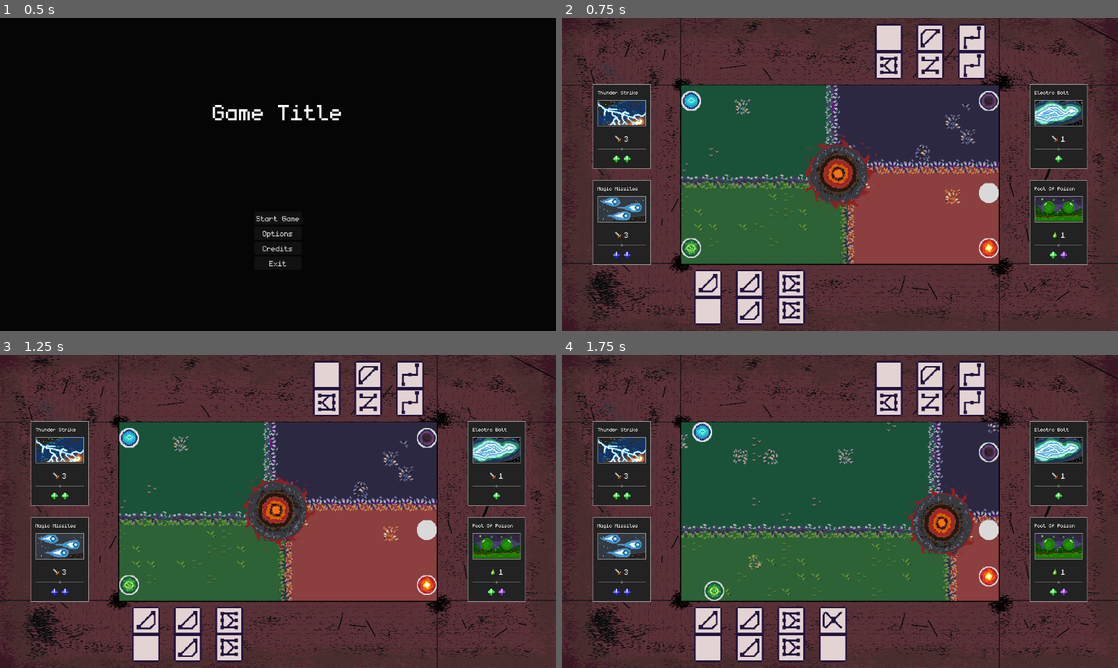
Above: before the commit, frames 1-4 (two rows, left to right).
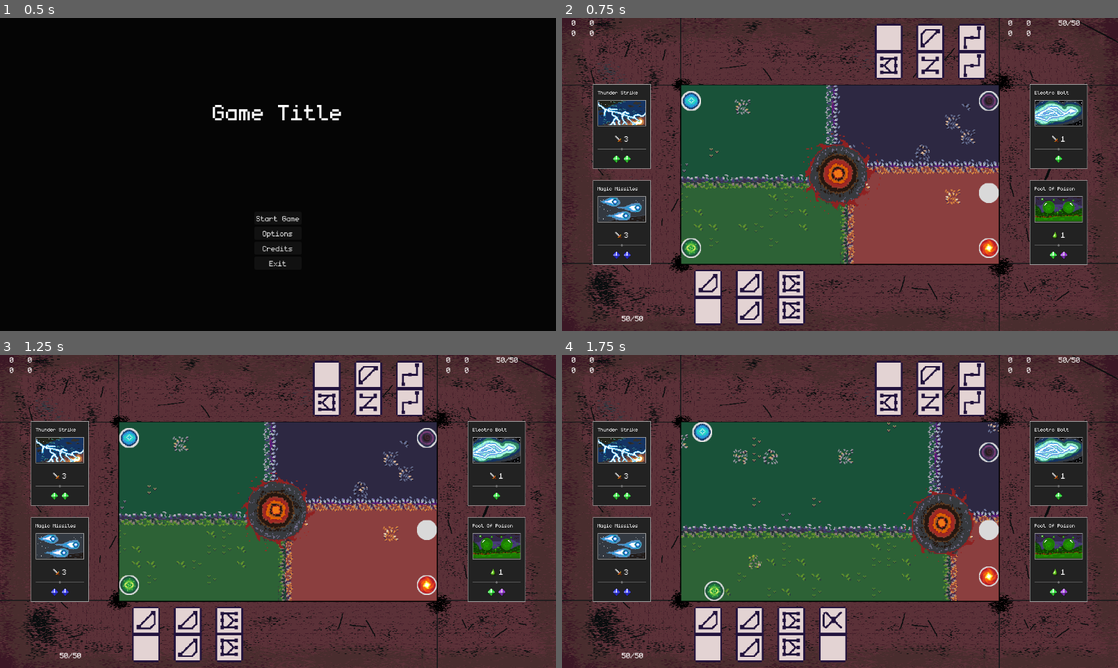
Above: after the commit, the same moments.

Repository: Juanxpeke/GD-BR2024
Game: Godot game, scene res://Core/GUI/MainMenu/main_menu.tscn
The game is run twice, just before and just after one commit, with the same random seed, the same clock (stepped at 60 frames per second) and the same inputs. The engine's default icon, where the game draws it, is replaced by a stand-in: a white triangle on a blue panel in a dark square.
Inputs (mouse positions are in pixels of both pictures, inside the frame that each line leads up to):
- Up to frame 1 (0.5 s): no input
- Up to frame 2 (0.75 s): click "Start Game" at 0.5 s
- Up to frame 3 (1.25 s): no input
- Up to frame 4 (1.75 s): drag from (840, 511) to (990, 530) at 1.27 s

Frame 1 is identical in both runs. In frame 2, 0.3% of the frame differs, in the area x 1-94%, y 0-97%; in frame 3, 0.3%; in frame 4, 0.3%.

Commit message:
Added basic entity interface
ALERT: This commit comes with a jittering bug

Diff:
--- a/Core/Domino/domino.tscn
+++ b/Core/Domino/domino.tscn
@@ -15,7 +15,6 @@
 
 [node name="Sprite" type="Sprite2D" parent="."]
 unique_name_in_owner = true
-texture_filter = 1
 rotation = -1.5708
 texture = SubResource("AtlasTexture_tqsw4")
 
--- /dev/null
+++ b/Core/GUI/HUD/HealthContainer/health_container.gd
@@ -0,0 +1,25 @@
+class_name HealthContainer
+extends Control
+
+var entity : Entity
+
+@onready var health_amount := %HealthAmount
+
+# Private
+
+# Called when the node enters the scene tree for the first time
+func _ready() -> void:
+	pass # Replace with function body
+
+# Updates this health container layout
+func _update_layout() -> void:
+	health_amount.text = str(entity.current_health) + "/" + str(entity.health)
+
+
+# Public
+
+# Sets this health container entity
+func set_entity(entity : Entity) -> void:
+	self.entity = entity
+	entity.health_changed.connect(_update_layout)
+	_update_layout()
--- /dev/null
+++ b/Core/GUI/HUD/HealthContainer/health_container.tscn
@@ -0,0 +1,14 @@
+[gd_scene load_steps=2 format=3 uid="uid://cxuaqhfgjlku8"]
+
+[ext_resource type="Script" path="res://Core/GUI/HUD/HealthContainer/health_container.gd" id="1_lnwry"]
+
+[node name="HealthContainer" type="Control"]
+layout_mode = 3
+anchors_preset = 0
+script = ExtResource("1_lnwry")
+
+[node name="HealthAmount" type="Label" parent="."]
+unique_name_in_owner = true
+layout_mode = 0
+offset_right = 40.0
+offset_bottom = 19.0
--- /dev/null
+++ b/Core/GUI/HUD/ManasContainer/mana_information.gd
@@ -0,0 +1,14 @@
+class_name ManaInformation
+extends Control
+
+@onready var mana_icon := %ManaIcon
+@onready var mana_amount := %ManaAmount
+
+# Private
+
+# Called when the node enters the scene tree for the first time
+func _ready() -> void:
+	pass # Replace with function body
+
+
+# Public
--- /dev/null
+++ b/Core/GUI/HUD/ManasContainer/mana_information.tscn
@@ -0,0 +1,18 @@
+[gd_scene load_steps=2 format=3 uid="uid://pkpsvreensab"]
+
+[ext_resource type="Script" path="res://Core/GUI/HUD/ManasContainer/mana_information.gd" id="1_mdcvh"]
+
+[node name="ManaInformation" type="HBoxContainer"]
+offset_right = 21.0
+offset_bottom = 19.0
+script = ExtResource("1_mdcvh")
+
+[node name="ManaIcon" type="TextureRect" parent="."]
+unique_name_in_owner = true
+custom_minimum_size = Vector2(16, 16)
+layout_mode = 2
+
+[node name="ManaAmount" type="Label" parent="."]
+unique_name_in_owner = true
+custom_minimum_size = Vector2(16, 17)
+layout_mode = 2
--- /dev/null
+++ b/Core/GUI/HUD/ManasContainer/manas_container.gd
@@ -0,0 +1,24 @@
+class_name ManasContainer
+extends Control
+
+var entity : Entity
+
+# Private
+
+# Called when the node enters the scene tree for the first time
+func _ready() -> void:
+	pass # Replace with function body
+
+# Updates this manas container layout
+func _update_layout(mana_type : GameManager.ManaType) -> void:
+	get_child(mana_type).mana_amount.text = str(entity.current_manas[mana_type])
+
+
+# Public
+
+# Sets this health container entity
+func set_entity(entity : Entity) -> void:
+	self.entity = entity
+	entity.mana_changed.connect(_update_layout)
+	for mana_type in range(GameManager.ManaType.size()):
+		_update_layout(mana_type)
--- /dev/null
+++ b/Core/GUI/HUD/ManasContainer/manas_container.tscn
@@ -0,0 +1,24 @@
+[gd_scene load_steps=3 format=3 uid="uid://d3uccs432dhjc"]
+
+[ext_resource type="Script" path="res://Core/GUI/HUD/ManasContainer/manas_container.gd" id="1_fg380"]
+[ext_resource type="PackedScene" uid="uid://pkpsvreensab" path="res://Core/GUI/HUD/ManasContainer/mana_information.tscn" id="2_npgfx"]
+
+[node name="ManasContainer" type="HFlowContainer"]
+custom_minimum_size = Vector2(80, 40)
+offset_right = 80.0
+offset_bottom = 40.0
+theme_override_constants/h_separation = 2
+theme_override_constants/v_separation = 2
+script = ExtResource("1_fg380")
+
+[node name="ArcaneManaInformation" parent="." instance=ExtResource("2_npgfx")]
+layout_mode = 2
+
+[node name="NatureManaInformation" parent="." instance=ExtResource("2_npgfx")]
+layout_mode = 2
+
+[node name="DarkManaInformation" parent="." instance=ExtResource("2_npgfx")]
+layout_mode = 2
+
+[node name="InfernoManaInformation" parent="." instance=ExtResource("2_npgfx")]
+layout_mode = 2
--- a/Core/GUI/HUD/SkillCard/skills_container.tscn
+++ /dev/null
@@ -1,9 +0,0 @@
-[gd_scene load_steps=3 format=3 uid="uid://b7i2ovwmia6ng"]
-
-[ext_resource type="Script" path="res://Core/GUI/HUD/SkillCard/skills_container.gd" id="1_k6efj"]
-[ext_resource type="PackedScene" uid="uid://dj013gmicpep1" path="res://Core/GUI/HUD/SkillCard/skill_card_mini.tscn" id="2_cyhg2"]
-
-[node name="SkillsContainer" type="VBoxContainer"]
-theme_override_constants/separation = 24
-script = ExtResource("1_k6efj")
-skill_card_mini_scene = ExtResource("2_cyhg2")
--- a/Core/GUI/HUD/SkillCard/skill_card_mini.tscn
+++ b/Core/GUI/HUD/SkillsContainer/skill_card_mini.tscn
@@ -1,15 +1,15 @@
 [gd_scene load_steps=13 format=3 uid="uid://dj013gmicpep1"]
 
-[ext_resource type="Script" path="res://Core/GUI/HUD/SkillCard/skill_card_mini.gd" id="1_q0p3j"]
+[ext_resource type="Script" path="res://Core/GUI/HUD/SkillsContainer/skill_card_mini.gd" id="1_q0p3j"]
 [ext_resource type="Texture2D" uid="uid://jlryjbt7mgau" path="res://icon.svg" id="2_27xj0"]
-[ext_resource type="PackedScene" uid="uid://crbi86vm6gtgj" path="res://Core/GUI/HUD/SkillCard/skill_manas_container.tscn" id="3_5mcqm"]
-[ext_resource type="PackedScene" uid="uid://0obyr33apul1" path="res://Core/GUI/HUD/SkillCard/skill_effects_container.tscn" id="3_hctq1"]
-[ext_resource type="PackedScene" uid="uid://2s25gm30b2bh" path="res://Core/GUI/HUD/SkillCard/skill_mana_icon.tscn" id="4_e82dp"]
-[ext_resource type="Texture2D" uid="uid://75d0pmc8ao50" path="res://Core/GUI/HUD/SkillCard/separator_texture.png" id="4_m7wxq"]
-[ext_resource type="Texture2D" uid="uid://sfvu44a2mvcy" path="res://Core/GUI/HUD/SkillCard/ManaSprites/arcane_mana_gem_mini.png" id="5_okfsc"]
-[ext_resource type="Texture2D" uid="uid://c60yeykxpogiq" path="res://Core/GUI/HUD/SkillCard/ManaSprites/dark_mana_gem_mini.png" id="6_hp1ks"]
-[ext_resource type="Texture2D" uid="uid://dedaudi2mejdw" path="res://Core/GUI/HUD/SkillCard/ManaSprites/inferno_mana_gem_mini.png" id="7_2bq70"]
-[ext_resource type="Texture2D" uid="uid://s44vcqkqyv1y" path="res://Core/GUI/HUD/SkillCard/ManaSprites/nature_mana_gem_mini.png" id="8_ts2ab"]
+[ext_resource type="PackedScene" uid="uid://crbi86vm6gtgj" path="res://Core/GUI/HUD/SkillsContainer/skill_manas_container.tscn" id="3_5mcqm"]
+[ext_resource type="PackedScene" uid="uid://0obyr33apul1" path="res://Core/GUI/HUD/SkillsContainer/skill_effects_container.tscn" id="3_hctq1"]
+[ext_resource type="PackedScene" uid="uid://2s25gm30b2bh" path="res://Core/GUI/HUD/SkillsContainer/skill_mana_icon.tscn" id="4_e82dp"]
+[ext_resource type="Texture2D" uid="uid://75d0pmc8ao50" path="res://Core/GUI/HUD/SkillsContainer/separator_texture.png" id="4_m7wxq"]
+[ext_resource type="Texture2D" uid="uid://sfvu44a2mvcy" path="res://Core/GUI/HUD/SkillsContainer/ManaSprites/arcane_mana_gem_mini.png" id="5_okfsc"]
+[ext_resource type="Texture2D" uid="uid://c60yeykxpogiq" path="res://Core/GUI/HUD/SkillsContainer/ManaSprites/dark_mana_gem_mini.png" id="6_hp1ks"]
+[ext_resource type="Texture2D" uid="uid://dedaudi2mejdw" path="res://Core/GUI/HUD/SkillsContainer/ManaSprites/inferno_mana_gem_mini.png" id="7_2bq70"]
+[ext_resource type="Texture2D" uid="uid://s44vcqkqyv1y" path="res://Core/GUI/HUD/SkillsContainer/ManaSprites/nature_mana_gem_mini.png" id="8_ts2ab"]
 
 [sub_resource type="StyleBoxFlat" id="StyleBoxFlat_7hrrv"]
 content_margin_left = 10.0
@@ -32,7 +32,6 @@
 border_color = Color(0.647059, 0.647059, 0.647059, 1)
 
 [node name="SkillCardMini" type="PanelContainer"]
-texture_filter = 1
 custom_minimum_size = Vector2(120, 175)
 mouse_default_cursor_shape = 2
 theme_override_styles/panel = SubResource("StyleBoxFlat_7hrrv")
@@ -80,7 +79,7 @@
 layout_mode = 2
 mouse_default_cursor_shape = 2
 
-[node name="TextureRect" type="TextureRect" parent="SkillCardMiniContainer/SkillMainContainer"]
+[node name="SeparatorTexture" type="TextureRect" parent="SkillCardMiniContainer/SkillMainContainer"]
 layout_mode = 2
 texture = ExtResource("4_m7wxq")
 
--- a/Core/GUI/HUD/SkillCard/skill_effect_information.tscn
+++ b/Core/GUI/HUD/SkillsContainer/skill_effect_information.tscn
@@ -1,6 +1,6 @@
 [gd_scene load_steps=2 format=3 uid="uid://vgmelqryf1ru"]
 
-[ext_resource type="Script" path="res://Core/GUI/HUD/SkillCard/skill_effect_information.gd" id="1_pl0q2"]
+[ext_resource type="Script" path="res://Core/GUI/HUD/SkillsContainer/skill_effect_information.gd" id="1_pl0q2"]
 
 [node name="SkillEffectInformation" type="HBoxContainer"]
 theme_override_constants/separation = 4
--- a/Core/GUI/HUD/SkillCard/skill_effects_container.tscn
+++ b/Core/GUI/HUD/SkillsContainer/skill_effects_container.tscn
@@ -1,7 +1,7 @@
 [gd_scene load_steps=3 format=3 uid="uid://0obyr33apul1"]
 
-[ext_resource type="Script" path="res://Core/GUI/HUD/SkillCard/skill_effects_container.gd" id="1_an7m6"]
-[ext_resource type="PackedScene" uid="uid://vgmelqryf1ru" path="res://Core/GUI/HUD/SkillCard/skill_effect_information.tscn" id="2_wymml"]
+[ext_resource type="Script" path="res://Core/GUI/HUD/SkillsContainer/skill_effects_container.gd" id="1_an7m6"]
+[ext_resource type="PackedScene" uid="uid://vgmelqryf1ru" path="res://Core/GUI/HUD/SkillsContainer/skill_effect_information.tscn" id="2_wymml"]
 
 [node name="SkillEffectsContainer" type="HBoxContainer"]
 custom_minimum_size = Vector2(0, 24)
--- a/Core/GUI/HUD/SkillCard/skill_manas_container.tscn
+++ b/Core/GUI/HUD/SkillsContainer/skill_manas_container.tscn
@@ -1,6 +1,6 @@
 [gd_scene load_steps=2 format=3 uid="uid://crbi86vm6gtgj"]
 
-[ext_resource type="Script" path="res://Core/GUI/HUD/SkillCard/skill_manas_container.gd" id="1_yop3l"]
+[ext_resource type="Script" path="res://Core/GUI/HUD/SkillsContainer/skill_manas_container.gd" id="1_yop3l"]
 
 [node name="SkillManasContainer" type="HBoxContainer"]
 alignment = 1
--- a/Core/GUI/HUD/SkillCard/skills_container.gd
+++ b/Core/GUI/HUD/SkillsContainer/skills_container.gd
@@ -7,9 +7,9 @@
 
 # Private
 
-# Called when the node enters the scene tree for the first time.
+# Called when the node enters the scene tree for the first time
 func _ready() -> void:
-	pass # Replace with function body.
+	pass # Replace with function body
 
 # Updates this skills container layout
 func _update_layout() -> void:
--- /dev/null
+++ b/Core/GUI/HUD/SkillsContainer/skills_container.tscn
@@ -0,0 +1,9 @@
+[gd_scene load_steps=3 format=3 uid="uid://b7i2ovwmia6ng"]
+
+[ext_resource type="Script" path="res://Core/GUI/HUD/SkillsContainer/skills_container.gd" id="1_k6efj"]
+[ext_resource type="PackedScene" uid="uid://dj013gmicpep1" path="res://Core/GUI/HUD/SkillsContainer/skill_card_mini.tscn" id="2_cyhg2"]
+
+[node name="SkillsContainer" type="VBoxContainer"]
+theme_override_constants/separation = 24
+script = ExtResource("1_k6efj")
+skill_card_mini_scene = ExtResource("2_cyhg2")
--- a/Core/GUI/HUD/entity_interface.gd
+++ b/Core/GUI/HUD/entity_interface.gd
@@ -1,6 +1,8 @@
 class_name EntityInterface
 extends Control
 
+@export var health_container : HealthContainer
+@export var manas_container : ManasContainer
 @export var skills_container : SkillsContainer
 
 # Private
@@ -14,4 +16,6 @@
 
 # Sets this interface entity
 func set_entity(entity : Entity) -> void:
+	health_container.set_entity(entity)
+	manas_container.set_entity(entity)
 	skills_container.set_entity(entity)
--- a/Core/GUI/HUD/hud.tscn
+++ b/Core/GUI/HUD/hud.tscn
@@ -1,16 +1,17 @@
-[gd_scene load_steps=5 format=3 uid="uid://jh607gdfdrer"]
+[gd_scene load_steps=7 format=3 uid="uid://jh607gdfdrer"]
 
 [ext_resource type="Script" path="res://Core/GUI/HUD/hud.gd" id="1_qpqr3"]
 [ext_resource type="Script" path="res://Core/GUI/HUD/entity_interface.gd" id="2_ld556"]
 [ext_resource type="Texture2D" uid="uid://b42ltriordeip" path="res://Core/Match/match_background.png" id="2_xj4la"]
-[ext_resource type="PackedScene" uid="uid://b7i2ovwmia6ng" path="res://Core/GUI/HUD/SkillCard/skills_container.tscn" id="3_6ceub"]
+[ext_resource type="PackedScene" uid="uid://b7i2ovwmia6ng" path="res://Core/GUI/HUD/SkillsContainer/skills_container.tscn" id="3_6ceub"]
+[ext_resource type="PackedScene" uid="uid://d3uccs432dhjc" path="res://Core/GUI/HUD/ManasContainer/manas_container.tscn" id="5_8ujv3"]
+[ext_resource type="PackedScene" uid="uid://cxuaqhfgjlku8" path="res://Core/GUI/HUD/HealthContainer/health_container.tscn" id="5_gf0k0"]
 
 [node name="HUD" type="CanvasLayer"]
 layer = -1
 script = ExtResource("1_qpqr3")
 
 [node name="Background" type="TextureRect" parent="."]
-texture_filter = 1
 anchors_preset = 15
 anchor_right = 1.0
 anchor_bottom = 1.0
@@ -20,7 +21,7 @@
 texture = ExtResource("2_xj4la")
 expand_mode = 1
 
-[node name="PlayerInterface" type="Control" parent="." node_paths=PackedStringArray("skills_container")]
+[node name="PlayerInterface" type="Control" parent="." node_paths=PackedStringArray("health_container", "manas_container", "skills_container")]
 unique_name_in_owner = true
 layout_mode = 3
 anchors_preset = 9
@@ -28,7 +29,24 @@
 offset_right = 247.0
 grow_vertical = 2
 script = ExtResource("2_ld556")
+health_container = NodePath("HealthContainer")
+manas_container = NodePath("ManasContainer")
 skills_container = NodePath("SkillsContainer")
+
+[node name="HealthContainer" parent="PlayerInterface" instance=ExtResource("5_gf0k0")]
+layout_mode = 1
+anchors_preset = 7
+anchor_left = 0.5
+anchor_top = 1.0
+anchor_right = 0.5
+anchor_bottom = 1.0
+offset_top = -36.0
+offset_bottom = -36.0
+grow_horizontal = 2
+grow_vertical = 0
+
+[node name="ManasContainer" parent="PlayerInterface" instance=ExtResource("5_8ujv3")]
+layout_mode = 0
 
 [node name="SkillsContainer" parent="PlayerInterface" instance=ExtResource("3_6ceub")]
 layout_mode = 1
@@ -40,7 +58,7 @@
 grow_horizontal = 2
 grow_vertical = 2
 
-[node name="BossInterface" type="Control" parent="." node_paths=PackedStringArray("skills_container")]
+[node name="BossInterface" type="Control" parent="." node_paths=PackedStringArray("health_container", "manas_container", "skills_container")]
 unique_name_in_owner = true
 layout_mode = 3
 anchors_preset = 11
@@ -51,7 +69,19 @@
 grow_horizontal = 0
 grow_vertical = 2
 script = ExtResource("2_ld556")
+health_container = NodePath("HealthContainer")
+manas_container = NodePath("ManasContainer")
 skills_container = NodePath("SkillsContainer")
+
+[node name="HealthContainer" parent="BossInterface" instance=ExtResource("5_gf0k0")]
+layout_mode = 1
+anchors_preset = 5
+anchor_left = 0.5
+anchor_right = 0.5
+grow_horizontal = 2
+
+[node name="ManasContainer" parent="BossInterface" instance=ExtResource("5_8ujv3")]
+layout_mode = 0
 
 [node name="SkillsContainer" parent="BossInterface" instance=ExtResource("3_6ceub")]
 layout_mode = 1
--- a/Core/World/Deck/deck.tscn
+++ b/Core/World/Deck/deck.tscn
@@ -147,7 +147,6 @@
 
 [node name="Sprite" type="AnimatedSprite2D" parent="."]
 unique_name_in_owner = true
-texture_filter = 1
 scale = Vector2(2, 2)
 sprite_frames = SubResource("SpriteFrames_jo1uw")
 autoplay = "default"
--- a/Core/World/Indicators/ooc_indicator_component.tscn
+++ b/Core/World/Indicators/ooc_indicator_component.tscn
@@ -20,7 +20,6 @@
 shape = SubResource("CircleShape2D_g8pq3")
 
 [node name="Background" type="TextureRect" parent="IndicatorLayer/IndicatorArea"]
-texture_filter = 1
 anchors_preset = 8
 anchor_left = 0.5
 anchor_top = 0.5
--- a/Core/World/Tower/tower.tscn
+++ b/Core/World/Tower/tower.tscn
@@ -33,5 +33,4 @@
 
 [node name="Sprite" type="Sprite2D" parent="."]
 unique_name_in_owner = true
-texture_filter = 1
 scale = Vector2(2, 2)
--- a/Core/World/world.tscn
+++ b/Core/World/world.tscn
@@ -29,6 +29,7 @@
 shader_parameter/intensity_threshold = 0.5
 
 [node name="World" type="Node2D"]
+texture_filter = 1
 script = ExtResource("1_vxdio")
 
 [node name="Camera" type="Camera2D" parent="."]
@@ -39,7 +40,6 @@
 
 [node name="BackgroundBoard" parent="." instance=ExtResource("3_wqx2r")]
 unique_name_in_owner = true
-texture_filter = 1
 layer_0/tile_data = PackedInt32Array(65536, 655361, 3, 131072, 917505, 0, 196608, 917505, 0, 262144, 917505, 1, 327680, …(133915 unchanged characters)…
 
 [node name="Structures" type="Node2D" parent="."]
Renamed: Core/GUI/HUD/SkillCard/ManaSprites/arcane_mana_gem_mini.png -> Core/GUI/HUD/SkillsContainer/ManaSprites/arcane_mana_gem_mini.png
Renamed: Core/GUI/HUD/SkillCard/ManaSprites/dark_mana_gem_mini.png -> Core/GUI/HUD/SkillsContainer/ManaSprites/dark_mana_gem_mini.png
Renamed: Core/GUI/HUD/SkillCard/ManaSprites/inferno_mana_gem_mini.png -> Core/GUI/HUD/SkillsContainer/ManaSprites/inferno_mana_gem_mini.png
Renamed: Core/GUI/HUD/SkillCard/ManaSprites/nature_mana_gem_mini.png -> Core/GUI/HUD/SkillsContainer/ManaSprites/nature_mana_gem_mini.png
Renamed: Core/GUI/HUD/SkillCard/separator_texture.png -> Core/GUI/HUD/SkillsContainer/separator_texture.png
Renamed: Core/GUI/HUD/SkillCard/skill_card_mini.gd -> Core/GUI/HUD/SkillsContainer/skill_card_mini.gd
Renamed: Core/GUI/HUD/SkillCard/skill_effect_information.gd -> Core/GUI/HUD/SkillsContainer/skill_effect_information.gd
Renamed: Core/GUI/HUD/SkillCard/skill_effects_container.gd -> Core/GUI/HUD/SkillsContainer/skill_effects_container.gd
Renamed: Core/GUI/HUD/SkillCard/skill_mana_icon.tscn -> Core/GUI/HUD/SkillsContainer/skill_mana_icon.tscn
Renamed: Core/GUI/HUD/SkillCard/skill_manas_container.gd -> Core/GUI/HUD/SkillsContainer/skill_manas_container.gd
